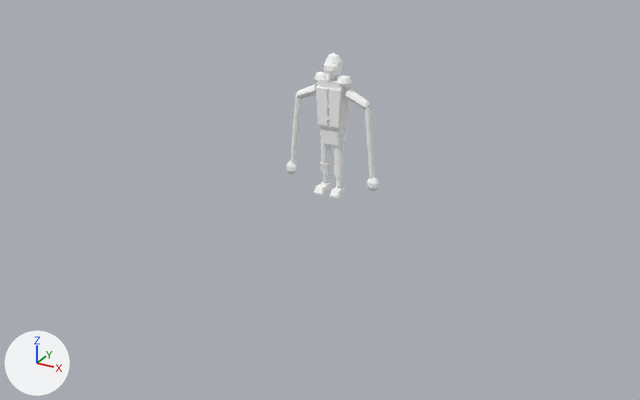
Renders of the Blender file ArtSource/Pedestrians/Blender/LongArmPedestrian3D.blend from each side of a commit.
Both versions are drawn from a 50 mm camera at (4.8, -9.05, 4.36) aimed at (-0.09, -0.16, -0.09). The lights are fixed; the arrows at lower left show +X, +Y and +Z. The picture after the commit comes second.

Objects in the first picture: 'ACC_Hair', 'CLO_JacketFront.L', 'CLO_JacketFront.R', 'CLO_SleeveCap.L', 'CLO_SleeveCap.R', 'CLO_TrouserCuff.L', 'GEO_Foot.L', 'GEO_Forearm.L', 'GEO_Shin.R', 'GEO_ShoulderCap.L', 'GEO_ShoulderCap.R', 'GEO_Skull', 'GEO_Thigh.L', 'GEO_Torso' and 11 more.
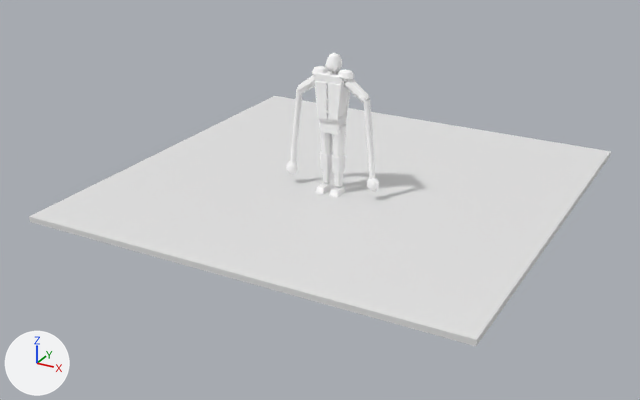
Where the newer file only moved an object's origin or applied its transform, the numbers keep the older frame.

Diff of the bpy script that builds the scene:
```diff
--- a/ArtSource/Pedestrians/Blender/LongArmPedestrian3D.blend.py
+++ b/ArtSource/Pedestrians/Blender/LongArmPedestrian3D.blend.py
@@ ob_geo_skull @@
 ob_geo_skull = bpy.data.objects.new('GEO_Skull', me_geo_skull_mesh)
-ob_geo_skull.location = (0.0, -0.025, 1.43)
+ob_geo_skull.location = (0.0, -0.025, 1.485)
 _m = ob_geo_skull.modifiers.new('Triangulate', 'TRIANGULATE')
@@ ob_acc_hair @@
 ob_acc_hair = bpy.data.objects.new('ACC_Hair', me_acc_hair_mesh)
-ob_acc_hair.location = (0.0, -0.025, 1.43)
+ob_acc_hair.location = (0.0, -0.025, 1.485)
 _m = ob_acc_hair.modifiers.new('Triangulate', 'TRIANGULATE')
@@ ob_geo_torso @@
 ob_geo_torso = bpy.data.objects.new('GEO_Torso', me_geo_torso_mesh)
-ob_geo_torso.location = (0.0, 0.0, 1.12)
+ob_geo_torso.location = (0.0, 0.0, 1.205)
 _m = ob_geo_torso.modifiers.new('Triangulate', 'TRIANGULATE')
@@ ob_geo_shouldercap_l @@
 ob_geo_shouldercap_l = bpy.data.objects.new('GEO_ShoulderCap.L', me_geo_shouldercap_l_mesh)
-ob_geo_shouldercap_l.location = (0.0, 0.0, 1.12)
+ob_geo_shouldercap_l.location = (0.0, 0.0, 1.205)
 _m = ob_geo_shouldercap_l.modifiers.new('Triangulate', 'TRIANGULATE')
@@ ob_geo_forearm_l @@
 ob_geo_forearm_l = bpy.data.objects.new('GEO_Forearm.L', me_geo_forearm_l_mesh)
-ob_geo_forearm_l.location = (0.47, -0.01, 1.175)
+ob_geo_forearm_l.location = (0.455, -0.012, 1.25)
 _m = ob_geo_forearm_l.modifiers.new('Triangulate', 'TRIANGULATE')
@@ ob_geo_thigh_l @@
 ob_geo_thigh_l = bpy.data.objects.new('GEO_Thigh.L', me_geo_thigh_l_mesh)
-ob_geo_thigh_l.location = (0.083, 0.012, 0.75)
+ob_geo_thigh_l.location = (0.092, 0.01, 0.878)
 _m = ob_geo_thigh_l.modifiers.new('Triangulate', 'TRIANGULATE')
@@ ob_geo_foot_l @@
 ob_geo_foot_l = bpy.data.objects.new('GEO_Foot.L', me_geo_foot_l_mesh)
-ob_geo_foot_l.location = (0.112, -0.026, 0.095)
+ob_geo_foot_l.location = (0.096, -0.022, 0.095)
 _m = ob_geo_foot_l.modifiers.new('Triangulate', 'TRIANGULATE')
@@ ob_geo_shouldercap_r @@
 ob_geo_shouldercap_r = bpy.data.objects.new('GEO_ShoulderCap.R', me_geo_shouldercap_r_mesh)
-ob_geo_shouldercap_r.location = (0.0, 0.0, 1.12)
+ob_geo_shouldercap_r.location = (0.0, 0.0, 1.205)
 _m = ob_geo_shouldercap_r.modifiers.new('Triangulate', 'TRIANGULATE')
@@ ob_geo_shin_r @@
 ob_geo_shin_r = bpy.data.objects.new('GEO_Shin.R', me_geo_shin_r_mesh)
-ob_geo_shin_r.location = (-0.103, 0.012, 0.354)
+ob_geo_shin_r.location = (-0.088, 0.01, 0.485)
 _m = ob_geo_shin_r.modifiers.new('Triangulate', 'TRIANGULATE')
@@ ob_clo_sleevecap_l @@
 ob_clo_sleevecap_l = bpy.data.objects.new('CLO_SleeveCap.L', me_clo_sleevecap_l_mesh)
-ob_clo_sleevecap_l.location = (0.208, -0.004, 1.292)
+ob_clo_sleevecap_l.location = (0.21, -0.004, 1.424)
 _m = ob_clo_sleevecap_l.modifiers.new('Triangulate', 'TRIANGULATE')
@@ ob_clo_trousercuff_l @@
 ob_clo_trousercuff_l = bpy.data.objects.new('CLO_TrouserCuff.L', me_clo_trousercuff_l_mesh)
-ob_clo_trousercuff_l.location = (0.103, -0.012, 0.354)
+ob_clo_trousercuff_l.location = (0.088, -0.014, 0.485)
 _m = ob_clo_trousercuff_l.modifiers.new('Triangulate', 'TRIANGULATE')
@@ ob_clo_jacketfront_l @@
 ob_clo_jacketfront_l = bpy.data.objects.new('CLO_JacketFront.L', me_clo_jacketfront_l_mesh)
-ob_clo_jacketfront_l.location = (0.0, 0.0, 1.12)
+ob_clo_jacketfront_l.location = (0.0, 0.0, 1.205)
 _m = ob_clo_jacketfront_l.modifiers.new('Triangulate', 'TRIANGULATE')
@@ ob_clo_sleevecap_r @@
 ob_clo_sleevecap_r = bpy.data.objects.new('CLO_SleeveCap.R', me_clo_sleevecap_r_mesh)
-ob_clo_sleevecap_r.location = (-0.208, 0.004, 1.292)
+ob_clo_sleevecap_r.location = (-0.208, 0.005, 1.418)
 _m = ob_clo_sleevecap_r.modifiers.new('Triangulate', 'TRIANGULATE')
@@ ob_clo_jacketfront_r @@
 ob_clo_jacketfront_r = bpy.data.objects.new('CLO_JacketFront.R', me_clo_jacketfront_r_mesh)
-ob_clo_jacketfront_r.location = (0.0, 0.0, 1.12)
+ob_clo_jacketfront_r.location = (0.0, 0.0, 1.205)
 _m = ob_clo_jacketfront_r.modifiers.new('Triangulate', 'TRIANGULATE')
@@ ob_previewground @@
+ob_previewground = bpy.data.objects.new('PreviewGround', me_previewground_mesh)  # a box spanning x -2.75..2.75, y -2.4..3.1, z -0.07..0.0; in mat_mat_previewground (white #e7e7e7)
+ob_previewground.location = (0.0, 0.0, 0.0)
```

What differs and where, as boxes (x1, y1, x2, y2) in the pictures (640 x 400 px):
'PreviewGround', added: after (29, 96, 611, 346)
'CLO_JacketFront.L', moved: before (329, 89, 341, 128); after (328, 83, 342, 121)
'GEO_Forearm.L', moved: before (365, 105, 375, 179); after (364, 99, 375, 179)
'CLO_JacketFront.R', moved: before (316, 87, 328, 126); after (314, 81, 328, 119)
'GEO_Torso', moved: before (316, 81, 348, 125); after (314, 76, 349, 118)
'CLO_SleeveCap.L', moved: before (344, 89, 369, 109); after (344, 79, 369, 102)
'GEO_Thigh.L', moved: before (334, 134, 345, 167); after (333, 124, 347, 157)
'CLO_SleeveCap.R', moved: before (297, 84, 317, 98); after (298, 75, 315, 93)
'CLO_TrouserCuff.L', moved: before (334, 165, 345, 178); after (331, 155, 346, 174)
'GEO_Skull', moved: before (323, 62, 341, 78); after (325, 56, 341, 73)
'GEO_ShoulderCap.L', moved: before (337, 75, 352, 89); after (337, 69, 354, 83)
'GEO_ShoulderCap.R', moved: before (314, 72, 326, 82); after (312, 66, 328, 76)
'ACC_Hair', moved: before (325, 53, 342, 69); after (327, 53, 342, 73)
'GEO_Foot.L', moved: before (330, 186, 346, 196); after (330, 186, 344, 195)
'GEO_Shin.R', moved: before (322, 174, 329, 182); after (322, 170, 331, 183)
